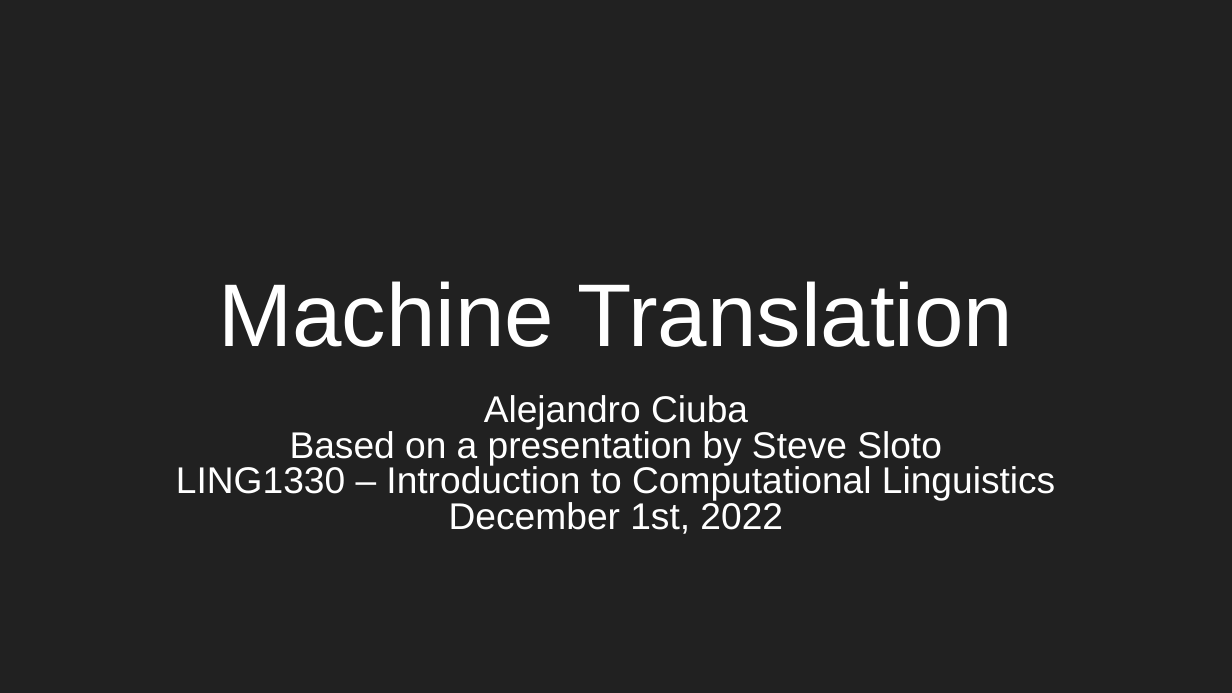
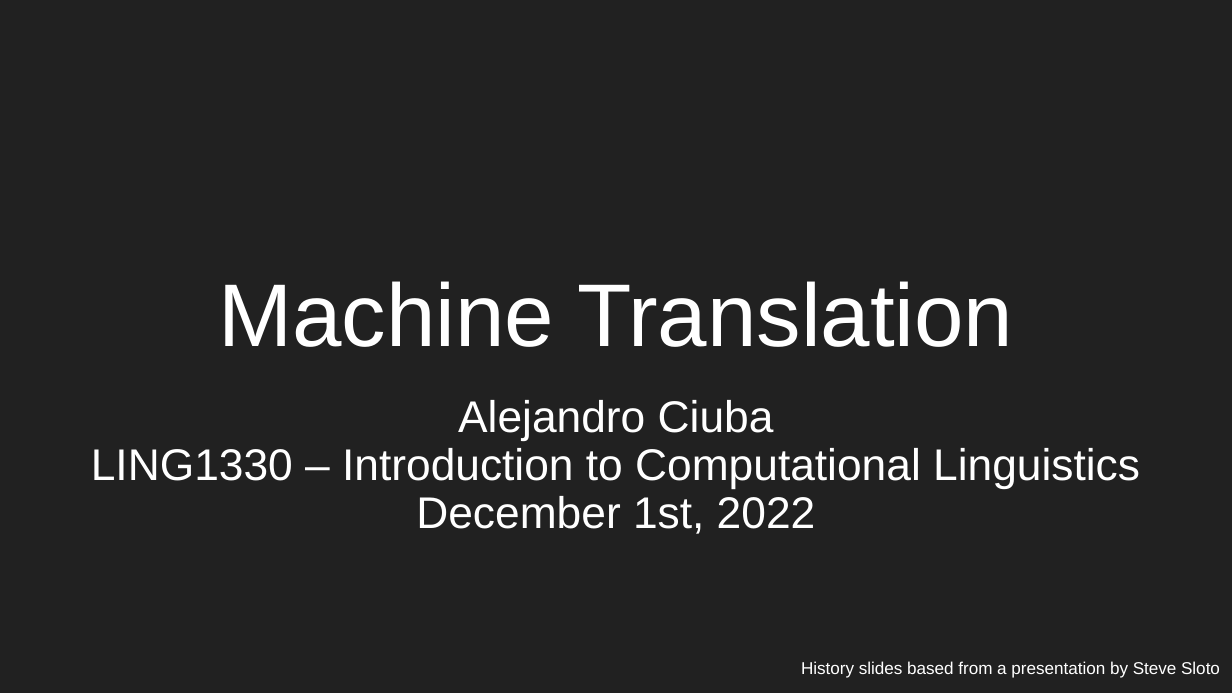
Before and after one commit to AlejandroCiuba/Guest_Lecture_LING1330, a slide deck: slide 1 of Lecture on Machine Translation, Alejandro Ciuba.pptx. Drawn at 1232x693 pixels with LibreOffice and Linux fonts; fonts in the diff are those of the drawing. Boxes give left, top, right and bottom in pixels: in the first picture for what was removed or moved away, otherwise in the second. Text is boxed around its words. In the diff, an @@ line names an element or a change of style, - is before the commit and + after.

Commit message:
Made changes to slideshow and lecture demo

```diff
--- a/Lecture on Machine Translation, Alejandro Ciuba.pptx
+++ b/Lecture on Machine Translation, Alejandro Ciuba.pptx
@@ subtitle "Alejandro Ciuba" at (91,400,1140,534): size 21.7 to 25.9 pt; line spacing 0.8 to 0.9 @@
@@ subtitle at (290,429,942,465): paragraph removed @@
-Based on a presentation by Steve Sloto
@@ text added at (801,661,1220,678), 10 pt, text #FFFFFF @@
+History slides based from a presentation by Steve Sloto
```
Also in this commit, not shown: 3 other slides changed, 2 other files.
